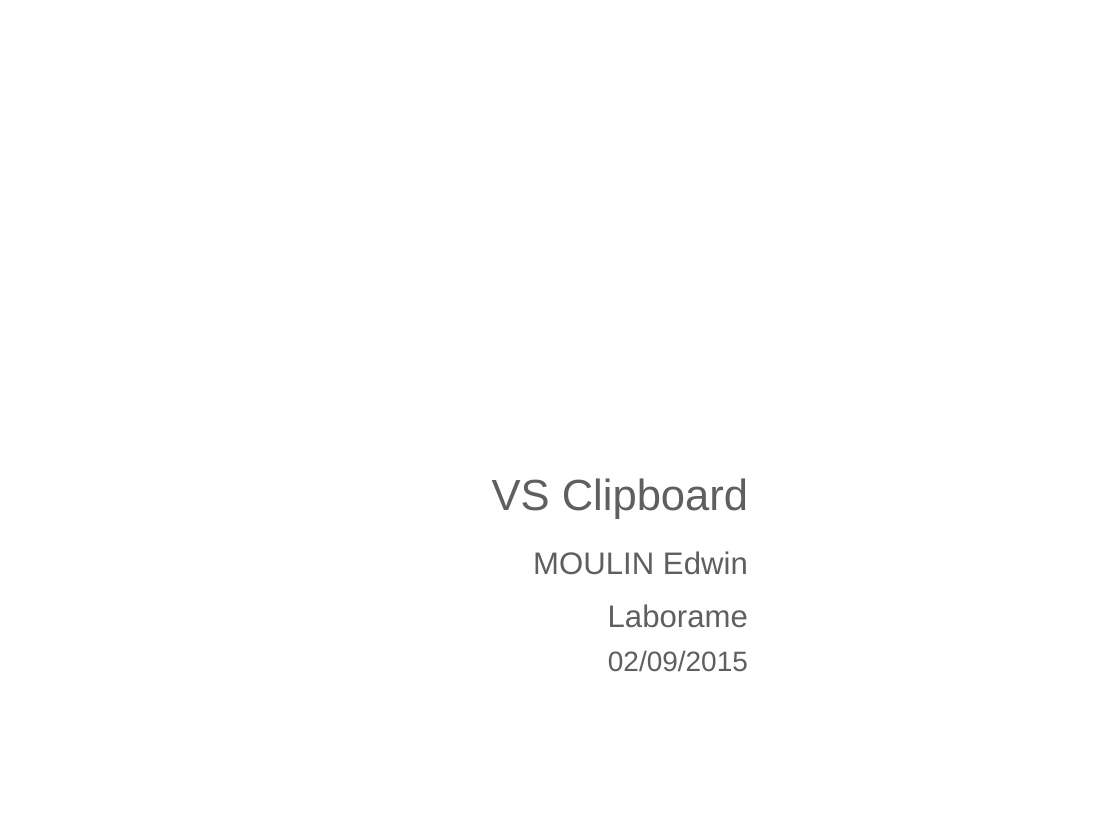
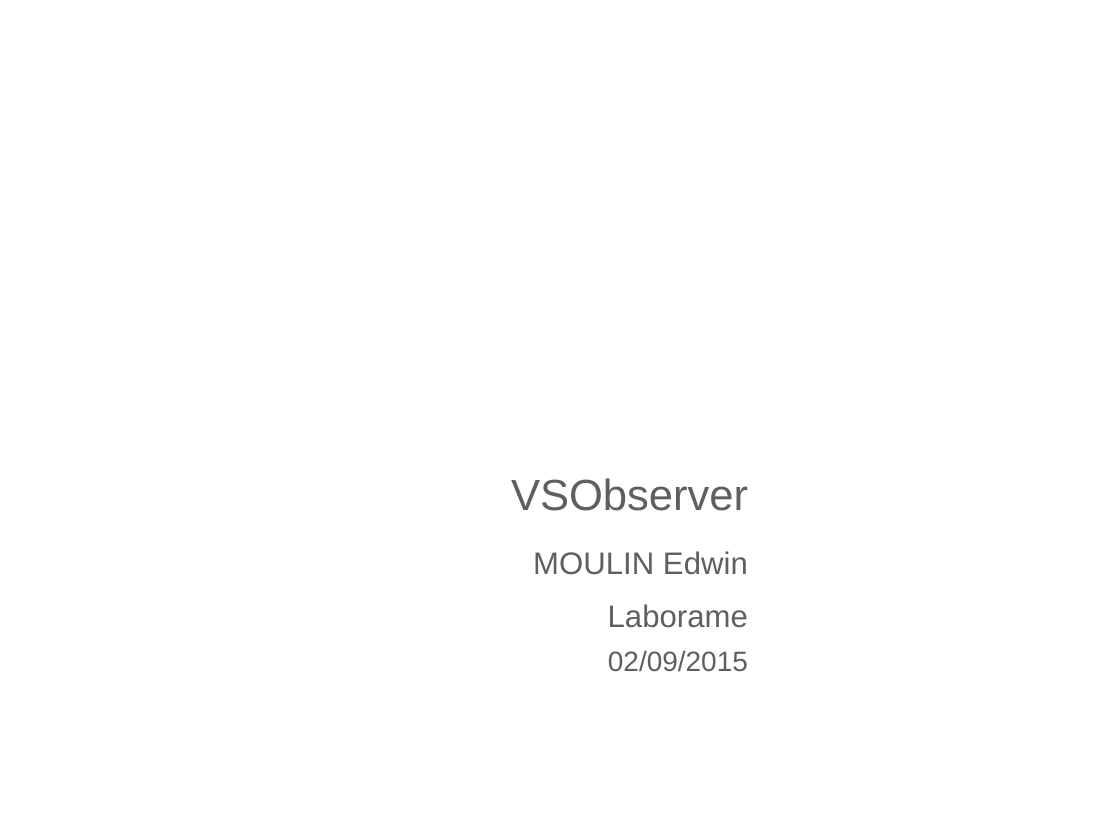
Before and after one commit to Edwix/VSObserver, a slide deck: slide 1 of Specifications.pptx. Drawn at 1120x840 pixels with LibreOffice and Linux fonts; fonts in the diff are those of the drawing; background and template pictures are left out. Boxes give left, top, right and bottom in pixels: in the first picture for what was removed or moved away, otherwise in the second. Text is boxed around its words. In the diff, an @@ line names an element or a change of style, - is before the commit and + after.

```diff
--- a/Specifications.pptx
+++ b/Specifications.pptx
@@ text at [511,478,748,511]: text changed @@
-VS Clipboard
+VSObserver
```
Also in this commit, not shown: 1 other slide changed.
